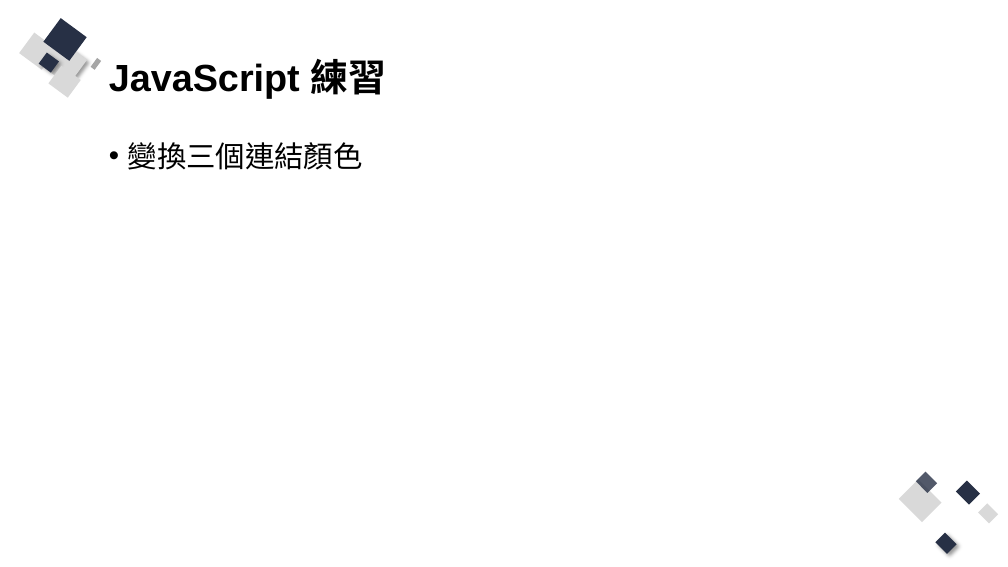
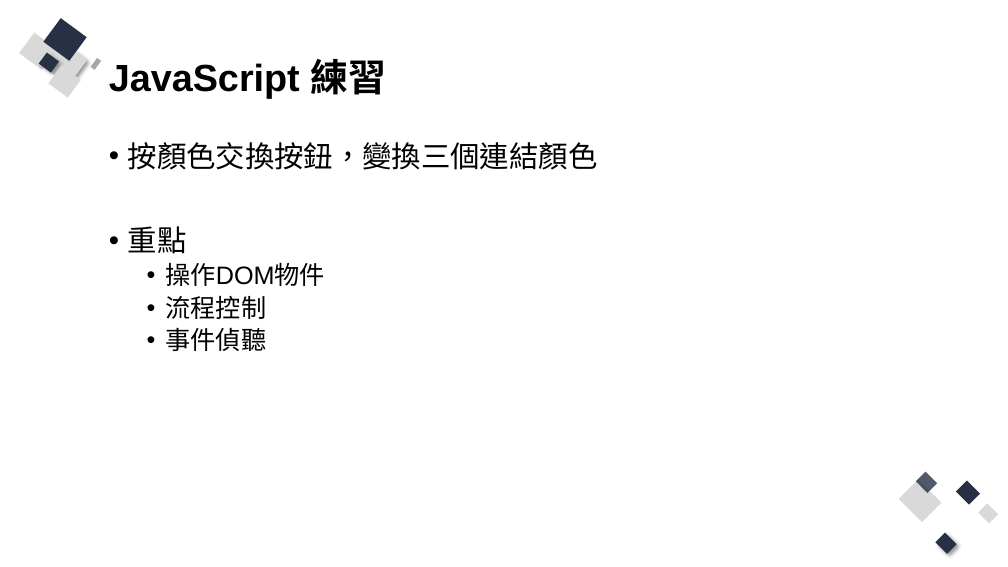
Before and after one commit to Q81JIAXIONG/-, a slide deck: slide 23 of 投影片/1.網頁基礎.pptx. Drawn at 1008x567 pixels with LibreOffice and Linux fonts; fonts in the diff are those of the drawing. Boxes give left, top, right and bottom in pixels: in the first picture for what was removed or moved away, otherwise in the second. Text is boxed around its words. In the diff, an @@ line names an element or a change of style, - is before the commit and + after.

```diff
--- a/投影片/1.網頁基礎.pptx
+++ b/投影片/1.網頁基礎.pptx
@@ text at bbox=[128, 142, 598, 351]: text changed @@
-• 變換三個連結顏色
+• 按顏色交換按鈕，變換三個連結顏色
+• 重點
+  • 操作DOM物件
+  • 流程控制
+  • 事件偵聽
```
Also in this commit, not shown: 5 other slides changed, 21 other files.
